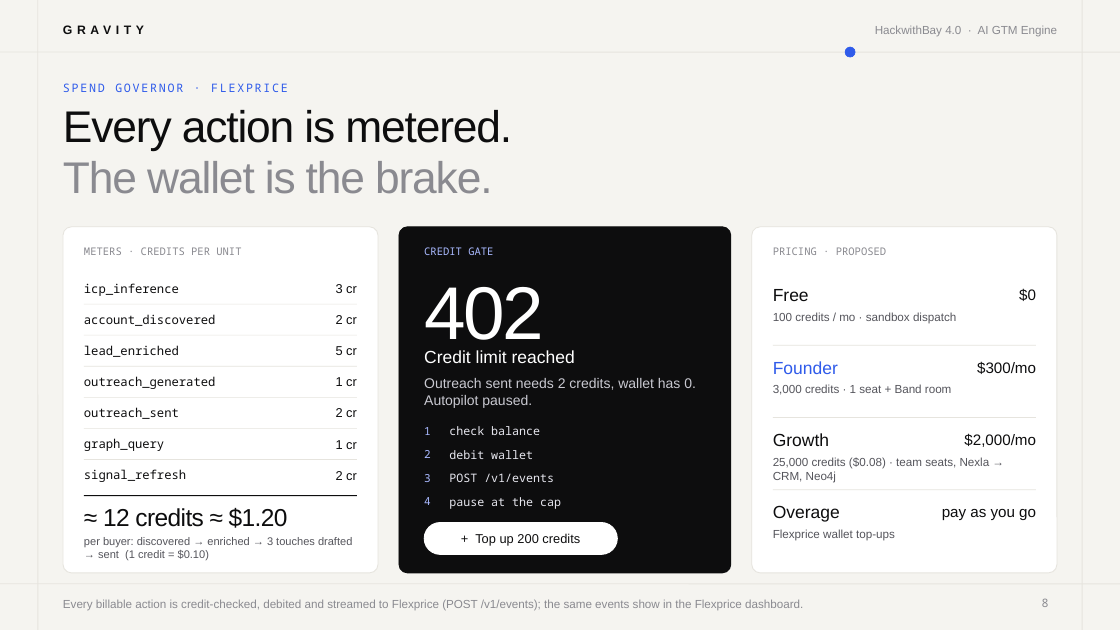
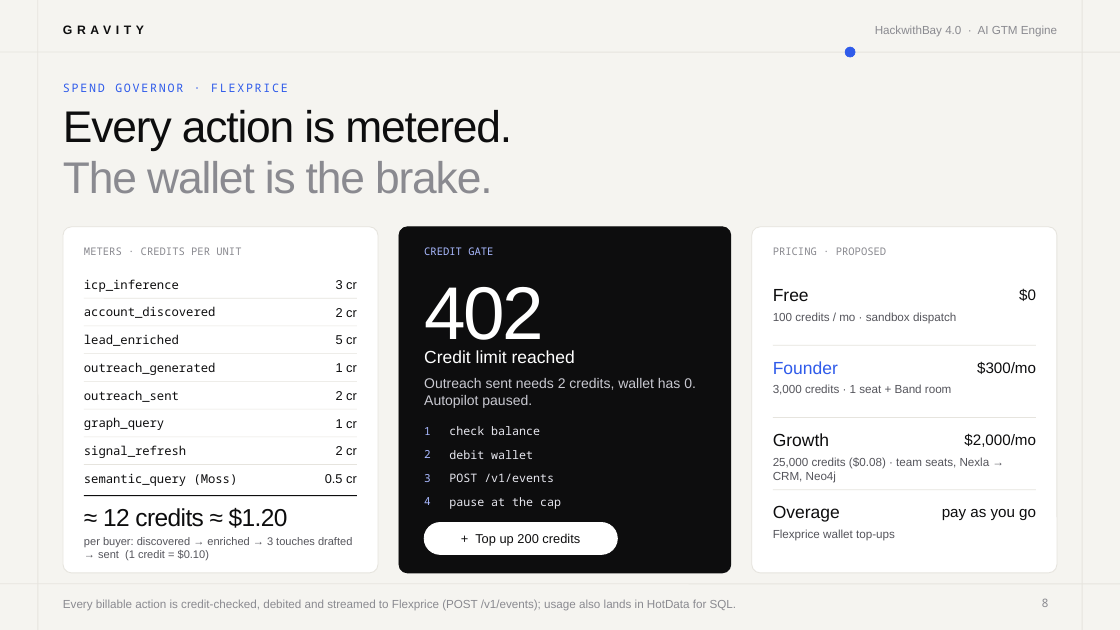
Before and after one commit to vnmoorthy/gravity-gtm, a slide deck: slide 8 of deck/Gravity-Pitch.pptx. Drawn at 1120x630 pixels with LibreOffice and Linux fonts; fonts in the diff are those of the drawing. Boxes give left, top, right and bottom in pixels: in the first picture for what was removed or moved away, otherwise in the second. Text is boxed around its words. In the diff, an @@ line names an element or a change of style, - is before the commit and + after.

```diff
--- a/deck/Gravity-Pitch.pptx
+++ b/deck/Gravity-Pitch.pptx
@@ line moved from (84, 304) - (357, 304) to (84, 298) - (357, 298) @@
@@ text "icp_inference": place and size @@
-text "icp_inference" at bbox=[84, 283, 179, 296]
+text "icp_inference" at bbox=[84, 279, 179, 292]
@@ text "account_discovered": place and size @@
-text "account_discovered" at bbox=[84, 314, 215, 326]
+text "account_discovered" at bbox=[84, 306, 215, 318]
@@ text "3 cr": place and size @@
-text "3 cr" at bbox=[336, 284, 357, 293]
+text "3 cr" at bbox=[336, 280, 357, 289]
@@ text "2 cr": place and size @@
-text "2 cr" at bbox=[336, 315, 357, 324]
+text "2 cr" at bbox=[336, 308, 357, 317]
@@ text "lead_enriched": place and size @@
-text "lead_enriched" at bbox=[84, 345, 179, 357]
+text "lead_enriched" at bbox=[84, 334, 179, 346]
@@ 2 lines, 1 text: place and size @@
-2 lines, 1 text at bbox=[84, 335, 357, 366]
+2 lines, 1 text at bbox=[84, 326, 357, 354]
@@ text "outreach_generated": place and size @@
-text "outreach_generated" at bbox=[84, 376, 215, 389]
+text "outreach_generated" at bbox=[84, 362, 215, 375]
@@ text "1 cr": place and size @@
-text "1 cr" at bbox=[336, 377, 357, 386]
+text "1 cr" at bbox=[336, 363, 357, 372]
@@ text "outreach_sent": place and size @@
-text "outreach_sent" at bbox=[84, 407, 179, 419]
+text "outreach_sent" at bbox=[84, 390, 179, 402]
@@ line added from (84, 381) to (357, 381), #E6E4DE 0.5 pt @@
@@ text "2 cr": place and size @@
-text "2 cr" at bbox=[336, 408, 357, 417]
+text "2 cr" at bbox=[336, 391, 357, 400]
@@ text "graph_query": place and size @@
-text "graph_query" at bbox=[84, 438, 164, 451]
+text "graph_query" at bbox=[84, 417, 164, 430]
@@ line moved from (84, 397) - (357, 397) to (84, 409) - (357, 409) @@
@@ text "1 cr": place and size @@
-text "1 cr" at bbox=[336, 440, 357, 449]
+text "1 cr" at bbox=[336, 419, 357, 428]
@@ text "signal_refresh": place and size @@
-text "signal_refresh" at bbox=[84, 469, 186, 482]
+text "signal_refresh" at bbox=[84, 445, 186, 458]
@@ line moved from (84, 429) - (357, 429) to (84, 437) - (357, 437) @@
@@ text "2 cr": place and size @@
-text "2 cr" at bbox=[336, 471, 357, 480]
+text "2 cr" at bbox=[336, 446, 357, 455]
@@ line moved from (84, 460) - (357, 460) to (84, 465) - (357, 465) @@
@@ text added at bbox=[84, 473, 238, 486], 10.5 pt, text #0D0D0E @@
+semantic_query (Moss)
@@ text added at bbox=[325, 474, 357, 483], 11 pt, text #0D0D0E @@
+0.5 cr
@@ text at bbox=[63, 599, 736, 611]: text changed @@
-Every billable action is credit-checked, debited and streamed to Flexprice (POST /v1/events); the same events show in the Flexprice dashboard.
+Every billable action is credit-checked, debited and streamed to Flexprice (POST /v1/events); usage also lands in HotData for SQL.
```
Also in this commit, not shown: 7 other slides changed, 17 other files.
